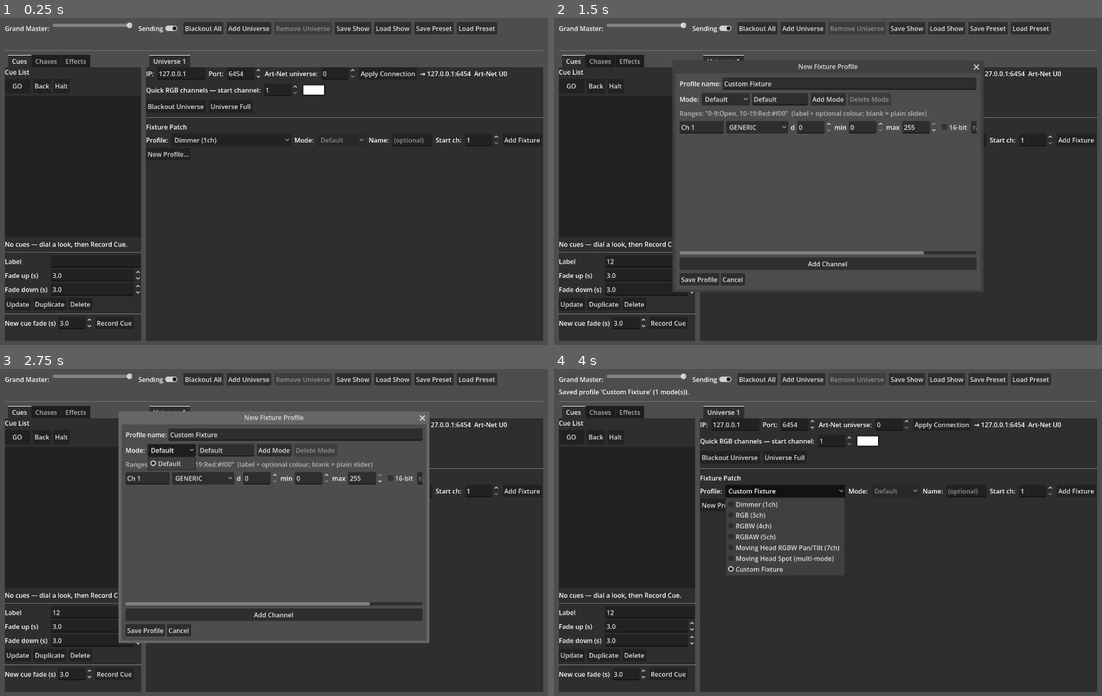
Above: before the commit, frames 1-4 (two rows, left to right).
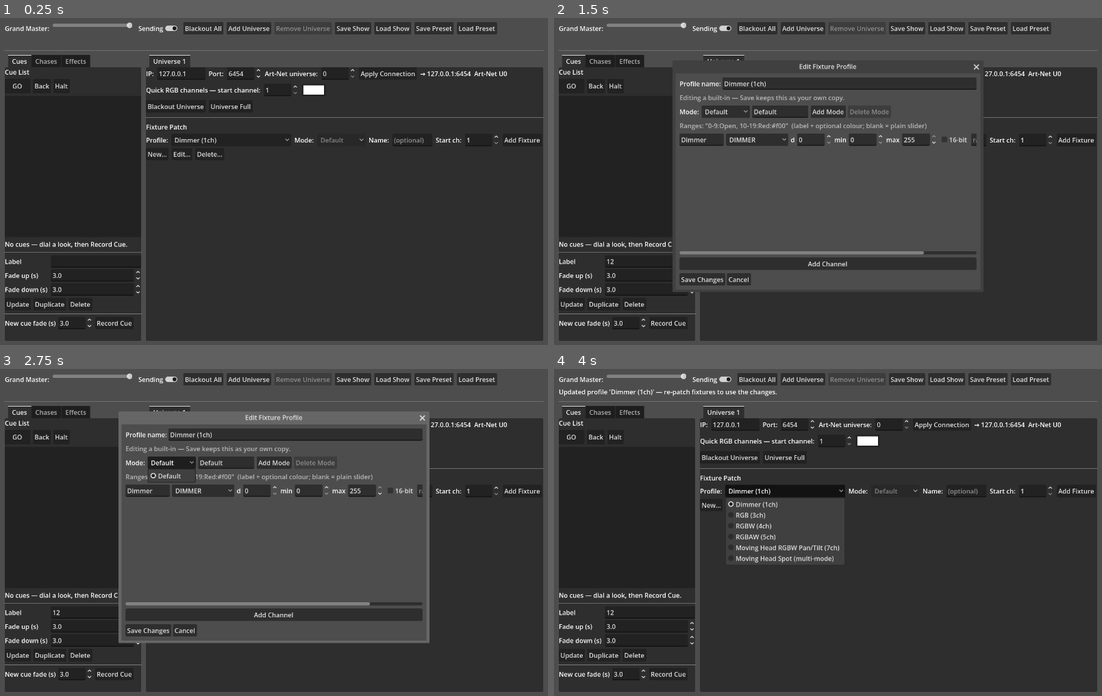
Above: after the commit, the same moments.

Repository: KonajuGames/slight-dmx-controller
Game: Godot game, scene res://main.tscn
The game is run twice, just before and just after one commit, with the same random seed, the same clock (stepped at 60 frames per second) and the same inputs.
Inputs (mouse positions are in pixels of both pictures, inside the frame that each line leads up to):
- Up to frame 1 (0.25 s): no input
- Up to frame 2 (1.5 s): click (652, 259) at 0.52 s; type "12" at 0.6 s; click "New Profile..." (after the commit: "Edit...") at 1.25 s
- Up to frame 3 (2.75 s): click "Default" at 2 s
- Up to frame 4 (4 s): click (701, 630) at 2.75 s, where only the run before the commit has a clickable "Save Profile"; click (784, 489) at 3.5 s, where only the run before the commit has a clickable "Custom Fixture"

The runs differ from the first frame. In frame 1, less than 0.1% of the frame differs, in the area x 29-41%, y 40-43%; in frame 2, 5.2%, in the area x 22-78%, y 14-82%; in frame 3, 5.0%; in frame 4, 0.5%.

Commit message:
Added ability to edit and delete fixture profiles.

Diff:
--- a/dmx_controller.gd
+++ b/dmx_controller.gd
@@ -14,6 +14,7 @@
 const PROFILES_DIR := "user://fixture_profiles"
 
 var available_profiles: Array[FixtureProfile] = []
+var _builtin_ids := {}  # profile ids that come from code (can't be file-deleted)
 
 var _panels: Array[UniversePanel] = []
 var _refresh_timer: Timer
@@ -173,7 +174,7 @@
 	var panel := UniversePanel.new()
 	panel.sender = sender
 	panel.available_profiles = available_profiles
-	panel.open_new_profile_cb = _open_new_profile_dialog
+	panel.profile_action_cb = _on_profile_action
 	universe_tabs.add_child(panel)
 	_panels.append(panel)
 	_refresh_tab_titles()
@@ -280,7 +281,17 @@
 
 func _load_available_profiles() -> void:
 	available_profiles.clear()
-	available_profiles.append_array(FixtureProfile.built_in_profiles())
+	_builtin_ids.clear()
+
+	# Built-ins first, in their declared order; a custom file with the same
+	# id replaces the built-in in place (that's how an edited built-in
+	# "sticks"), and custom-only profiles are appended after.
+	var by_id := {}
+	var order: Array = []
+	for p in FixtureProfile.built_in_profiles():
+		_builtin_ids[p.id] = true
+		by_id[p.id] = p
+		order.append(p.id)
 
 	if not DirAccess.dir_exists_absolute(PROFILES_DIR):
 		DirAccess.make_dir_recursive_absolute(PROFILES_DIR)
@@ -296,9 +307,124 @@
 					var parsed = JSON.parse_string(f.get_as_text())
 					f.close()
 					if parsed is Dictionary:
-						available_profiles.append(FixtureProfile.from_dict(parsed))
+						var cp := FixtureProfile.from_dict(parsed)
+						if not by_id.has(cp.id):
+							order.append(cp.id)
+						by_id[cp.id] = cp
 			fname = dir.get_next()
 		dir.list_dir_end()
+
+	for id in order:
+		available_profiles.append(by_id[id])
+
+
+func _profile_file_path(p: FixtureProfile) -> String:
+	return PROFILES_DIR + "/%s.json" % p.id
+
+
+func _profile_index_by_id(id: String) -> int:
+	for i in range(available_profiles.size()):
+		if available_profiles[i].id == id:
+			return i
+	return -1
+
+
+func _profile_has_file(p: FixtureProfile) -> bool:
+	return FileAccess.file_exists(_profile_file_path(p))
+
+
+## Filesystem-safe id from a profile name (lowercase, [a-z0-9_] only).
+func _safe_profile_id(pname: String) -> String:
+	var s := ""
+	for ch in pname.to_lower():
+		if (ch >= "a" and ch <= "z") or (ch >= "0" and ch <= "9") or ch == "_":
+			s += ch
+		elif ch == " " or ch == "-":
+			s += "_"
+	while s.begins_with("_"):
+		s = s.substr(1)
+	while s.ends_with("_"):
+		s = s.substr(0, s.length() - 1)
+	return s if s != "" else "profile"
+
+
+func _unique_profile_id(base: String) -> String:
+	var id := base
+	var n := 2
+	while _id_in_use(id):
+		id = "%s_%d" % [base, n]
+		n += 1
+	return id
+
+
+func _id_in_use(id: String) -> bool:
+	if FileAccess.file_exists(PROFILES_DIR + "/%s.json" % id):
+		return true
+	for p in available_profiles:
+		if p.id == id:
+			return true
+	return false
+
+
+func _on_profile_action(action: String, profile) -> void:
+	match action:
+		"new":
+			_open_profile_dialog(null)
+		"edit":
+			_open_profile_dialog(profile)
+		"delete":
+			_delete_profile(profile)
+
+
+## Confirm, then delete a custom profile's file (reverting to the built-in
+## of the same id if one exists). A pure built-in can't be deleted.
+func _delete_profile(p: FixtureProfile) -> void:
+	if p == null:
+		return
+	if _builtin_ids.has(p.id) and not _profile_has_file(p):
+		status_label.text = "'%s' is a built-in profile and can't be deleted." % p.profile_name
+		return
+
+	var reverts := _builtin_ids.has(p.id)
+	var dlg := ConfirmationDialog.new()
+	dlg.title = "Delete Profile"
+	if reverts:
+		dlg.dialog_text = "Reset \"%s\" to its built-in default?\n\nYour edited copy (%s.json) will be removed." % [p.profile_name, p.id]
+		dlg.ok_button_text = "Reset"
+	else:
+		dlg.dialog_text = "Delete the profile \"%s\"?\n\n%s.json will be removed. This can't be undone." % [p.profile_name, p.id]
+		dlg.ok_button_text = "Delete"
+	add_child(dlg)
+	dlg.confirmed.connect(func():
+		_do_delete_profile(p)
+		dlg.queue_free()
+	)
+	dlg.canceled.connect(func(): dlg.queue_free())
+	dlg.popup_centered()
+
+
+func _do_delete_profile(p: FixtureProfile) -> void:
+	var path := _profile_file_path(p)
+	if FileAccess.file_exists(path):
+		DirAccess.remove_absolute(path)
+
+	var idx := _profile_index_by_id(p.id)
+	if _builtin_ids.has(p.id):
+		# restore the code default in the same slot
+		var restored: FixtureProfile = null
+		for b in FixtureProfile.built_in_profiles():
+			if b.id == p.id:
+				restored = b
+				break
+		if idx != -1 and restored:
+			available_profiles[idx] = restored
+		status_label.text = "Reset '%s' to its built-in default." % p.profile_name
+	else:
+		if idx != -1:
+			available_profiles.remove_at(idx)
+		status_label.text = "Deleted profile '%s'." % p.profile_name
+
+	_refresh_all_profile_options(false)
 
 
 func _refresh_all_profile_options(select_new: bool) -> void:
@@ -467,14 +593,19 @@
 	return joined
 
 
-## Popup for defining a custom fixture profile: a name, one or more DMX
-## modes, and per mode a list of channels — each with a label, role,
+## Popup for creating or editing a fixture profile: a name, one or more
+## DMX modes, and per mode a list of channels — each with a label, role,
 ## default / min / max, a 16-bit "fine" flag, and optional named value
-## ranges. Saves to user://fixture_profiles/<id>.json and adds it to every
-## universe's profile picker.
-func _open_new_profile_dialog() -> void:
+## ranges. Saves to user://fixture_profiles/<id>.json.
+##
+## Pass `existing` to edit it in place (its id and file stay put; editing
+## a built-in writes an editable copy under the same id that shadows the
+## built-in). Pass null to create a new profile.
+func _open_profile_dialog(existing: FixtureProfile = null) -> void:
+	var editing := existing != null
+
 	var win := Window.new()
-	win.title = "New Fixture Profile"
+	win.title = "Edit Fixture Profile" if editing else "New Fixture Profile"
 	win.size = Vector2i(760, 540)
 	win.min_size = Vector2i(480, 360)
 	add_child(win)
@@ -492,16 +623,29 @@
 	var name_row := HFlowContainer.new()
 	name_row.add_child(_label("Profile name:"))
 	var name_edit := LineEdit.new()
-	name_edit.text = "Custom Fixture"
+	name_edit.text = existing.profile_name if editing else "Custom Fixture"
 	name_edit.custom_minimum_size = Vector2(220, 0)
 	name_edit.size_flags_horizontal = Control.SIZE_EXPAND_FILL
 	name_row.add_child(name_edit)
 	vbox.add_child(name_row)
 
+	if editing and _builtin_ids.has(existing.id) and not _profile_has_file(existing):
+		var note := _label("Editing a built-in — Save keeps this as your own copy.")
+		note.modulate = Color(1, 1, 1, 0.6)
+		vbox.add_child(note)
+
 	# --- mode bar -------------------------------------------------------
 	# Channel edits live in modes_data[cur.i]; the on-screen rows
 	# are flushed back into it whenever the mode changes or on Save.
-	var modes_data: Array = [{"name": "Default", "channels": []}]
+	var modes_data: Array = []
+	if editing:
+		for m in existing.modes:
+			modes_data.append({
+				"name": String(m.get("name", "Mode")),
+				"channels": (m.get("channels", []) as Array).duplicate(true),
+			})
+	if modes_data.is_empty():
+		modes_data = [{"name": "Default", "channels": []}]
 	# Held in a Dictionary, not a bare int: GDScript lambdas capture locals
 	# by value, so the several closures below must share one container to
 	# all see the current mode index.
@@ -516,7 +660,7 @@
 	mode_row.add_child(mode_sel)
 	var mode_name_edit := LineEdit.new()
 	mode_name_edit.custom_minimum_size = Vector2(140, 0)
-	mode_name_edit.text = "Default"
+	mode_name_edit.text = String(modes_data[0]["name"])
 	mode_row.add_child(mode_name_edit)
 	var add_mode_btn := Button.new()
 	add_mode_btn.text = "Add Mode"
@@ -674,13 +818,13 @@
 	add_channel_btn.pressed.connect(func(): add_channel_row.call())
 	vbox.add_child(add_channel_btn)
 
-	# Start with one channel row so the dialog isn't empty.
-	add_channel_row.call()
+	# Populate the first mode's channel rows (one blank row if it's empty).
+	build_rows_from.call(cur.i)
 	refresh_mode_sel.call()
 
 	var bottom_row := HFlowContainer.new()
 	var save_btn := Button.new()
-	save_btn.text = "Save Profile"
+	save_btn.text = "Save Changes" if editing else "Save Profile"
 	var cancel_btn := Button.new()
 	cancel_btn.text = "Cancel"
 	bottom_row.add_child(save_btn)
@@ -703,19 +847,30 @@
 		var pname: String = name_edit.text.strip_edges()
 		if pname == "":
 			pname = "Custom Fixture"
-		var safe_id: String = pname.to_lower().replace(" ", "_")
+
+		# Editing keeps the profile's id stable (so its file / built-in
+		# shadow stays put); a new profile gets a unique id from its name.
+		var safe_id: String = existing.id if editing else _unique_profile_id(_safe_profile_id(pname))
 
 		var profile := FixtureProfile.new(safe_id, pname, [], p_modes)
 
-		var fpath := PROFILES_DIR + "/%s.json" % safe_id
-		var f := FileAccess.open(fpath, FileAccess.WRITE)
+		var f := FileAccess.open(PROFILES_DIR + "/%s.json" % safe_id, FileAccess.WRITE)
 		if f:
 			f.store_string(JSON.stringify(profile.to_dict()))
 			f.close()
 
-		available_profiles.append(profile)
-		_refresh_all_profile_options(true)
-		status_label.text = "Saved profile '%s' (%d mode(s))." % [pname, p_modes.size()]
+		if editing:
+			var idx := _profile_index_by_id(existing.id)
+			if idx != -1:
+				available_profiles[idx] = profile
+			else:
+				available_profiles.append(profile)
+			_refresh_all_profile_options(false)
+			status_label.text = "Updated profile '%s' — re-patch fixtures to use the changes." % pname
+		else:
+			available_profiles.append(profile)
+			_refresh_all_profile_options(true)
+			status_label.text = "Saved profile '%s' (%d mode(s))." % [pname, p_modes.size()]
 		win.queue_free()
 	)
 
--- a/universe_panel.gd
+++ b/universe_panel.gd
@@ -6,7 +6,7 @@
 ## the Sending toggle, and whole-show save/load.
 ##
 ## Before adding this to the tree, the shell sets `sender`,
-## `available_profiles` and `open_new_profile_cb`; `_ready` then builds
+## `available_profiles` and `profile_action_cb`; `_ready` then builds
 ## the UI.
 
 const CHANNEL_MAX := 512
@@ -16,7 +16,9 @@
 
 var sender: ArtNetUniverse
 var available_profiles: Array = []       # shared reference, owned by the shell
-var open_new_profile_cb := Callable()    # shell opens the New Profile dialog
+## Shell handler: func(action: String, profile) where action is
+## "new" (profile null), "edit", or "delete".
+var profile_action_cb := Callable()
 
 var patched_fixtures: Array = []
 var _next_fixture_id := 0
@@ -273,12 +275,19 @@
 	add_row.add_child(add_btn)
 
 	var new_profile_btn := Button.new()
-	new_profile_btn.text = "New Profile..."
-	new_profile_btn.pressed.connect(func():
-		if open_new_profile_cb.is_valid():
-			open_new_profile_cb.call()
-	)
+	new_profile_btn.text = "New..."
+	new_profile_btn.pressed.connect(func(): _profile_action("new"))
 	add_row.add_child(new_profile_btn)
+
+	var edit_profile_btn := Button.new()
+	edit_profile_btn.text = "Edit..."
+	edit_profile_btn.pressed.connect(func(): _profile_action("edit"))
+	add_row.add_child(edit_profile_btn)
+
+	var del_profile_btn := Button.new()
+	del_profile_btn.text = "Delete..."
+	del_profile_btn.pressed.connect(func(): _profile_action("delete"))
+	add_row.add_child(del_profile_btn)
 
 	outer.add_child(add_row)
 
@@ -297,6 +306,24 @@
 
 
 # -------------------------------------------------------------- PROFILES --
+
+func _selected_profile() -> FixtureProfile:
+	var i: int = profile_option.selected
+	if i >= 0 and i < available_profiles.size():
+		return available_profiles[i]
+	return null
+
+
+func _profile_action(action: String) -> void:
+	if not profile_action_cb.is_valid():
+		return
+	if action == "new":
+		profile_action_cb.call("new", null)
+	else:
+		var p := _selected_profile()
+		if p:
+			profile_action_cb.call(action, p)
+
 
 func populate_profile_option() -> void:
 	var keep: int = profile_option.selected
Not shown, changed: README.md
